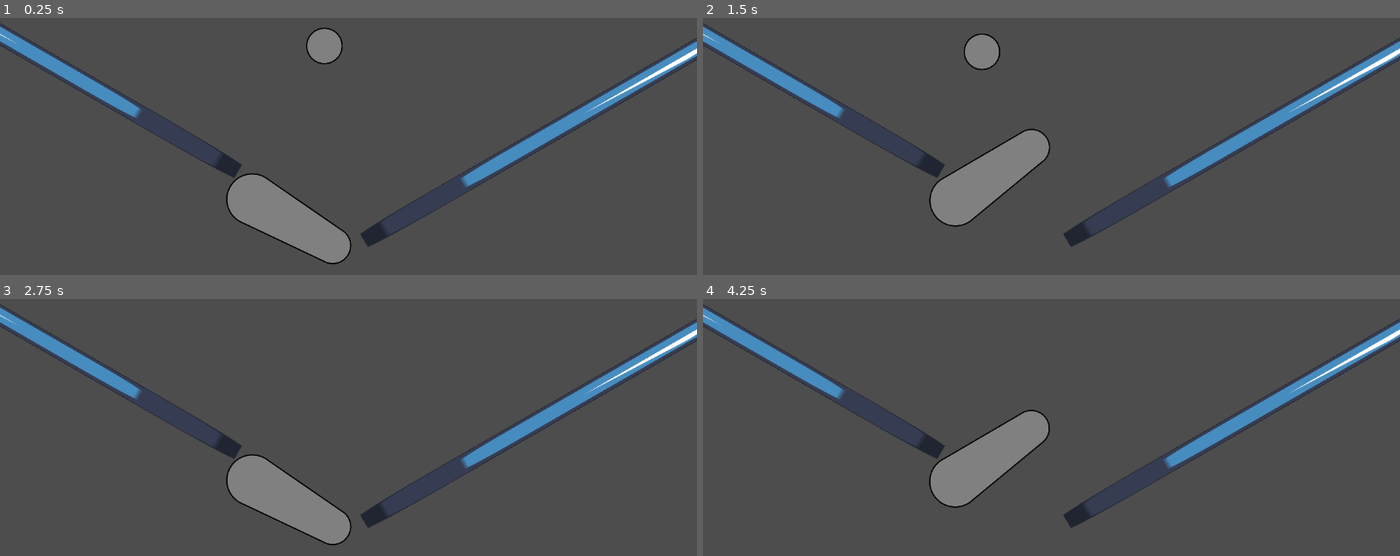
Above: before the commit, frames 1-4 (two rows, left to right).
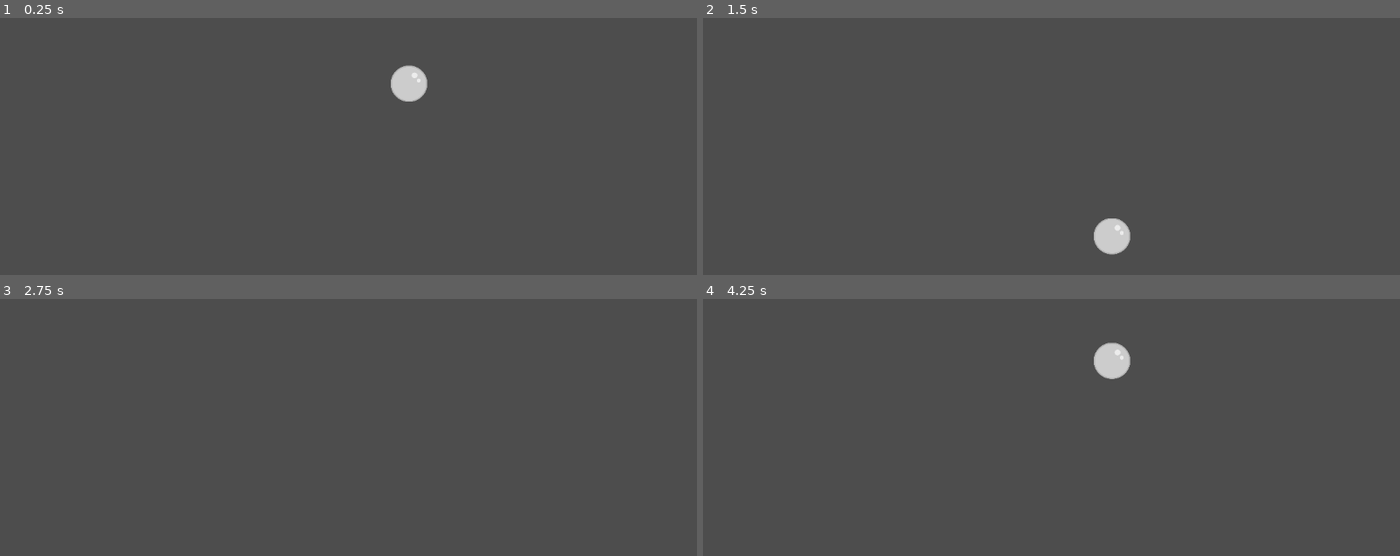
Above: after the commit, the same moments.

Repository: BradyMenswar/pinball-puzzle-game
Game: Godot game, scene res://Main.tscn
Two runs of this game, one before a commit and one after it. Both use one fixed random seed, a clock stepped at 60 frames per second and the inputs below. The engine's default icon, where the game draws it, is replaced by a stand-in: a white triangle on a blue panel in a dark square.
Inputs:
- Up to frame 1 (0.25 s): no input
- Up to frame 2 (1.5 s): hold D (paddle_right) 0.53-1.28 s; hold A (paddle_left) from 1.28 s (still down)
- Up to frame 3 (2.75 s): tap Enter at 2 s; release A (paddle_left) at 2.03 s; hold D (paddle_right) from 2.03 s (still down)
- Up to frame 4 (4.25 s): tap Space (reset_ball, bound only after the commit) at 2.75, 4.15 s; release D (paddle_right) at 3.53 s; hold A (paddle_left) from 3.53 s (still down)

The runs differ from the first frame. In frame 1, 8.6% of the frame differs, in the area x 0-100%, y 2-96%; in frame 2, 8.6%; in frame 3, 7.5%; in frame 4, 8.1%.

Commit message:
feat: fix flipper is_right functionality; add new sprites/collisions

Diff:
--- /dev/null
+++ b/Ball.gd
@@ -0,0 +1,19 @@
+extends RigidBody2D
+
+var reset_state = false
+var moveVector: Vector2
+
+func _input(event):
+	if event.is_action_pressed("reset_ball"):
+		move_body(Vector2(400, 0))
+
+func _integrate_forces(state):
+	if reset_state:
+		state.transform = Transform2D(0.0, moveVector)
+		reset_state = false
+		angular_velocity = 0
+		linear_velocity = Vector2.ZERO
+
+func move_body(targetPos: Vector2):
+	moveVector = targetPos;
+	reset_state = true;
--- /dev/null
+++ b/Ball.tscn
@@ -0,0 +1,19 @@
+[gd_scene load_steps=4 format=3 uid="uid://df0awtrgxf7y7"]
+
+[ext_resource type="Script" path="res://Ball.gd" id="1_usqew"]
+[ext_resource type="Texture2D" uid="uid://bqg1g6n4lthbe" path="res://pinball.png" id="2_jgdqc"]
+
+[sub_resource type="CircleShape2D" id="CircleShape2D_hfei8"]
+radius = 120.0
+
+[node name="Ball" type="RigidBody2D"]
+mass = 0.8
+center_of_mass_mode = 1
+script = ExtResource("1_usqew")
+
+[node name="Collision" type="CollisionShape2D" parent="."]
+position = Vector2(1, 1)
+shape = SubResource("CircleShape2D_hfei8")
+
+[node name="Sprite2D" type="Sprite2D" parent="."]
+texture = ExtResource("2_jgdqc")
--- /dev/null
+++ b/Flipper Configuration.gd
@@ -0,0 +1,12 @@
+extends Node2D
+#
+@export var is_right = false
+
+@onready var flipper_body = $"Flipper Collision"
+
+func _ready():
+	configure_flipper()
+
+func configure_flipper():
+	flipper_body.is_right = is_right
+	flipper_body.configure_flipper()
--- a/Flipper.gd
+++ b/Flipper.gd
@@ -1,31 +1,42 @@
 extends RigidBody2D
-
-@export var rest_rotation = 30.0
 @export var flip_force = 2000
 @export var scale_factor = 1000
-var is_right: bool
-var is_active = false;
+@export var is_right = false
+var rest_rotation = 30
+var side_bias = 1
+var is_active = false
 var flip_action = "paddle_left"
 
-func _ready():
+func configure_flipper():
 	if is_right:
 		flip_action = "paddle_right"
+		side_bias = -1
+	else:
+		flip_action = "paddle_left"
+		side_bias = 1
 	rotation_degrees = rest_rotation
+
+func _ready():
+	configure_flipper()
 
 func _input(event):
 	if Input.is_action_just_pressed(flip_action) && !is_active:
+		# Resets velocity and then applys torque to flip when pressed.
 		angular_velocity = 0
 		linear_velocity = Vector2.ZERO
-		apply_torque_impulse(-flip_force * scale_factor)
+		apply_torque_impulse(-flip_force * side_bias * scale_factor)
 	if event.is_action_released(flip_action) && is_active:
-		apply_torque_impulse(flip_force * scale_factor)
+		# If you were holding the button and then decide to let go, this pulls it down.
+		apply_torque_impulse(flip_force * side_bias * scale_factor)
 
 func _on_flipper_limiter_top_body_entered(body):
 	is_active = true;
+	# Stops the flipper absolutely when it hits the stopper with no bounce back.
 	angular_velocity = 0
 	linear_velocity = Vector2.ZERO
+	# If you are not holding the button at the time it hits the stopper, this pulls it down.
 	if !Input.is_action_pressed(flip_action):
-		apply_torque_impulse(flip_force * scale_factor)
+		apply_torque_impulse(flip_force * side_bias * scale_factor)
 
 func _on_flipper_limiter_top_body_exited(body):
 	is_active = false;
--- a/Flipper.tscn
+++ b/Flipper.tscn
@@ -1,42 +1,47 @@
-[gd_scene load_steps=7 format=3 uid="uid://cgdj2s264v52a"]
+[gd_scene load_steps=9 format=3 uid="uid://cgdj2s264v52a"]
 
 [ext_resource type="Script" path="res://Flipper.gd" id="1_2qydp"]
+[ext_resource type="Script" path="res://Flipper Configuration.gd" id="1_c2d46"]
 [ext_resource type="Texture2D" uid="uid://chc0s2ownosnq" path="res://flipper.png" id="2_ysr2w"]
 
 [sub_resource type="CircleShape2D" id="CircleShape2D_hybl4"]
-radius = 173.0
+radius = 114.37
 
 [sub_resource type="CircleShape2D" id="CircleShape2D_smkks"]
-radius = 123.0
+radius = 52.65
 
 [sub_resource type="CircleShape2D" id="CircleShape2D_6pgc3"]
 
-[sub_resource type="CircleShape2D" id="CircleShape2D_ft0o8"]
-radius = 109.21
+[sub_resource type="CircleShape2D" id="CircleShape2D_4lrj5"]
+radius = 100.0
+
+[sub_resource type="CircleShape2D" id="CircleShape2D_7usb5"]
+radius = 100.0
 
 [node name="Flipper" type="Node2D"]
+script = ExtResource("1_c2d46")
 
 [node name="Flipper Collision" type="RigidBody2D" parent="."]
-position = Vector2(0, -1)
-rotation = 0.523598
 collision_layer = 3
 collision_mask = 2
-mass = 2.0
+mass = 0.4
 gravity_scale = 0.0
 script = ExtResource("1_2qydp")
+flip_force = 4000
+scale_factor = 100
 
 [node name="Flipper Sprite" type="Sprite2D" parent="Flipper Collision"]
-position = Vector2(275, 0)
+position = Vector2(330, 0)
 texture = ExtResource("2_ysr2w")
 
 [node name="CollisionPolygon2D" type="CollisionPolygon2D" parent="Flipper Collision"]
-polygon = PackedVector2Array(0, -173, 607, -123, 607, 123, 0, 173)
+polygon = PackedVector2Array(719, -52.75, 719, 52.75, 2.08165e-12, 114.5, 2.08165e-12, -114.5)
 
 [node name="CollisionShape2D" type="CollisionShape2D" parent="Flipper Collision"]
 shape = SubResource("CircleShape2D_hybl4")
 
 [node name="CollisionShape2D2" type="CollisionShape2D" parent="Flipper Collision"]
-position = Vector2(607, 0)
+position = Vector2(719, 0)
 shape = SubResource("CircleShape2D_smkks")
 
 [node name="Flipper Joint" type="PinJoint2D" parent="."]
@@ -50,20 +55,21 @@
 debug_color = Color(0.952941, 0, 0.54902, 0.796078)
 
 [node name="Flipper Limiter Top" type="Area2D" parent="."]
-position = Vector2(526, -440)
+position = Vector2(530, -300)
 collision_layer = 2
 collision_mask = 2
 
 [node name="CollisionShape2D" type="CollisionShape2D" parent="Flipper Limiter Top"]
-shape = SubResource("CircleShape2D_ft0o8")
+scale = Vector2(1, 1)
+shape = SubResource("CircleShape2D_4lrj5")
 
 [node name="Flipper Limiter Bottom" type="Area2D" parent="."]
-position = Vector2(529, 422)
+position = Vector2(530, 300)
 collision_layer = 2
 collision_mask = 2
 
 [node name="CollisionShape2D" type="CollisionShape2D" parent="Flipper Limiter Bottom"]
-shape = SubResource("CircleShape2D_ft0o8")
+shape = SubResource("CircleShape2D_7usb5")
 
 [connection signal="body_entered" from="Flipper Limiter Top" to="Flipper Collision" method="_on_flipper_limiter_top_body_entered"]
 [connection signal="body_exited" from="Flipper Limiter Top" to="Flipper Collision" method="_on_flipper_limiter_top_body_exited"]
--- a/Main.tscn
+++ b/Main.tscn
@@ -1,45 +1,18 @@
-[gd_scene load_steps=6 format=3 uid="uid://bhq64j7giowbb"]
+[gd_scene load_steps=5 format=3 uid="uid://bhq64j7giowbb"]
 
-[ext_resource type="Texture2D" uid="uid://bqg1g6n4lthbe" path="res://pinball.png" id="1_e3rw3"]
 [ext_resource type="Texture2D" uid="uid://djdj3r3cr7nuo" path="res://icon.svg" id="3_3iv0c"]
+[ext_resource type="PackedScene" uid="uid://df0awtrgxf7y7" path="res://Ball.tscn" id="3_4ocnq"]
 [ext_resource type="PackedScene" uid="uid://cgdj2s264v52a" path="res://Flipper.tscn" id="3_7re6q"]
-
-[sub_resource type="CircleShape2D" id="CircleShape2D_0ar7n"]
-radius = 120.0
 
 [sub_resource type="RectangleShape2D" id="RectangleShape2D_h4p6v"]
 size = Vector2(4915, 101)
 
 [node name="Node2D" type="Node2D"]
 
-[node name="Ball" type="RigidBody2D" parent="."]
-position = Vector2(-159, -252)
-center_of_mass_mode = 1
-
-[node name="Collision" type="CollisionShape2D" parent="Ball"]
-position = Vector2(1, 1)
-shape = SubResource("CircleShape2D_0ar7n")
-
-[node name="Sprite2D" type="Sprite2D" parent="Ball"]
-texture = ExtResource("1_e3rw3")
-
-[node name="Camera2D" type="Camera2D" parent="."]
-position = Vector2(0, -2)
-zoom = Vector2(0.25, 0.25)
-
-[node name="Ground" type="StaticBody2D" parent="."]
-position = Vector2(-16, 1715)
-
-[node name="CollisionShape2D" type="CollisionShape2D" parent="Ground"]
-shape = SubResource("RectangleShape2D_h4p6v")
-
-[node name="Sprite2D" type="Sprite2D" parent="Ground"]
-scale = Vector2(38.3672, 1)
-texture = ExtResource("3_3iv0c")
-
 [node name="Ground2" type="StaticBody2D" parent="."]
 position = Vector2(-2431, -774)
 rotation = -1.5708
+scale = Vector2(6.32, 1)
 
 [node name="CollisionShape2D" type="CollisionShape2D" parent="Ground2"]
 shape = SubResource("RectangleShape2D_h4p6v")
@@ -51,6 +24,7 @@
 [node name="Ground3" type="StaticBody2D" parent="."]
 position = Vector2(2454, -774)
 rotation = -1.5708
+scale = Vector2(6.24, 1)
 
 [node name="CollisionShape2D" type="CollisionShape2D" parent="Ground3"]
 shape = SubResource("RectangleShape2D_h4p6v")
@@ -59,27 +33,25 @@
 scale = Vector2(38.3672, 1)
 texture = ExtResource("3_3iv0c")
 
-[node name="Ground4" type="StaticBody2D" parent="."]
-position = Vector2(-2856, -620)
-rotation = -2.61799
+[node name="Flipper Left" parent="." instance=ExtResource("3_7re6q")]
+position = Vector2(-820, 2000)
 
-[node name="CollisionShape2D" type="CollisionShape2D" parent="Ground4"]
-shape = SubResource("RectangleShape2D_h4p6v")
+[node name="Flipper Right" parent="." instance=ExtResource("3_7re6q")]
+position = Vector2(820, 2000)
+scale = Vector2(-1, 1)
+is_right = true
 
-[node name="Sprite2D" type="Sprite2D" parent="Ground4"]
-scale = Vector2(38.3672, 1)
-texture = ExtResource("3_3iv0c")
+[node name="Camera2D" type="Camera2D" parent="."]
+zoom = Vector2(0.25, 0.25)
 
-[node name="Ground5" type="StaticBody2D" parent="."]
-position = Vector2(2229, -162)
-rotation = -3.66519
+[node name="StaticBody2D" type="StaticBody2D" parent="."]
 
-[node name="CollisionShape2D" type="CollisionShape2D" parent="Ground5"]
-shape = SubResource("RectangleShape2D_h4p6v")
+[node name="CollisionPolygon2D" type="CollisionPolygon2D" parent="StaticBody2D"]
+position = Vector2(-25, -1951)
+polygon = PackedVector2Array(-2373, -614, -2230, -1093, -1894, -1654, -1378, -2006, -858, -2209, -325, -2282, 11, -2310, 495, -2269, 1190, -2095, 1560, -1857, 1963, -1534, 2280, -1188, 2457, -621, 3088, -599, -7, -3406, -2334, -1469)
 
-[node name="Sprite2D" type="Sprite2D" parent="Ground5"]
-scale = Vector2(38.3672, 1)
-texture = ExtResource("3_3iv0c")
+[node name="CollisionPolygon2D2" type="CollisionPolygon2D" parent="StaticBody2D"]
+polygon = PackedVector2Array(-879, 1866, -2440, 637, -801, 2961, 1597, 2964, 2682, 677, 879, 1866, 1111, 1862, 1025, 2234, 690, 2852, -629, 2841, -1201, 1862)
 
-[node name="Flipper Left" parent="." instance=ExtResource("3_7re6q")]
-position = Vector2(-630, 797)
+[node name="Ball" parent="." instance=ExtResource("3_4ocnq")]
+position = Vector2(400, 2.08165e-12)
--- a/project.godot
+++ b/project.godot
@@ -15,6 +15,10 @@
 config/features=PackedStringArray("4.2", "Forward Plus")
 config/icon="res://icon.svg"
 
+[display]
+
+window/size/mode=2
+
 [input]
 
 paddle_left={
@@ -27,3 +31,8 @@
 "events": [Object(InputEventKey,"resource_local_to_scene":false,"resource_name":"","device":-1,"window_id":0,"alt_pressed":false,"shift_pressed":false,"ctrl_pressed":false,"meta_pressed":false,"pressed":false,"keycode":0,"physical_keycode":68,"key_label":0,"unicode":100,"echo":false,"script":null)
 ]
 }
+reset_ball={
+"deadzone": 0.5,
+"events": [Object(InputEventKey,"resource_local_to_scene":false,"resource_name":"","device":-1,"window_id":0,"alt_pressed":false,"shift_pressed":false,"ctrl_pressed":false,"meta_pressed":false,"pressed":false,"keycode":0,"physical_keycode":32,"key_label":0,"unicode":32,"echo":false,"script":null)
+]
+}
Binary file changed: flipper.png
Binary file changed: pinball.png
